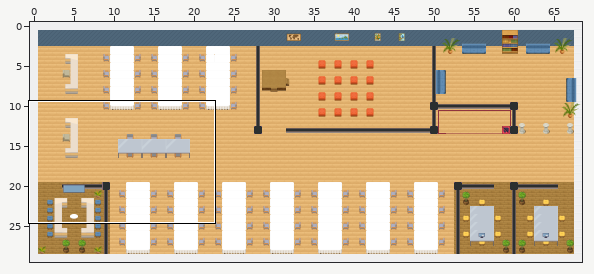
Two versions of a level (Tiled map (JSON), office.tmj). Above: a wide view before the commit, with the close-up outlined.
Close-up. Earlier state:
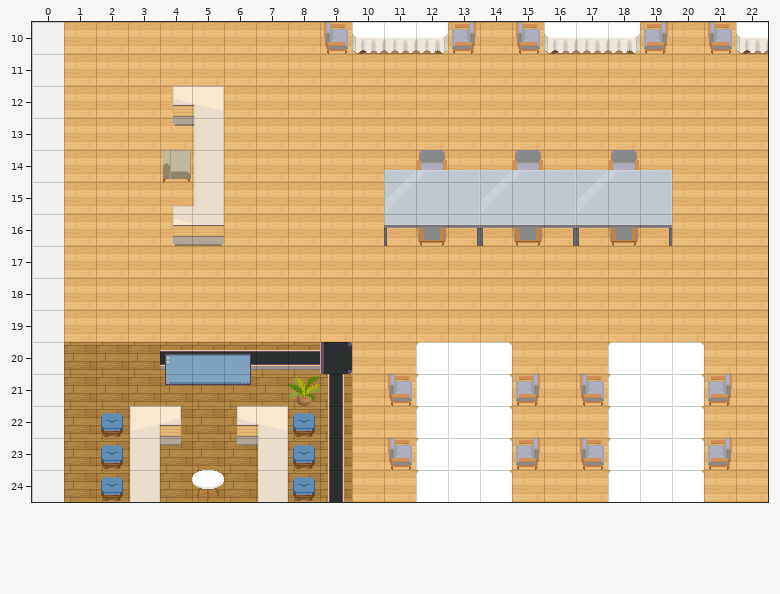
Cells are 32x32 px. Shown: x 0..22, y 10..24. The commit also changed other parts of the map, which this record leaves out.
Now the later version:
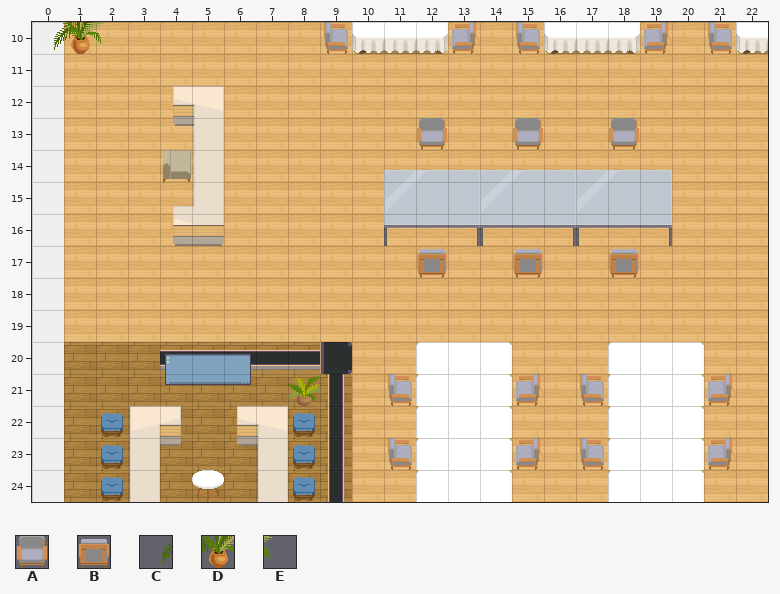
Key: from "Chunk 1": A 23, B 24, C 85, D 86, E 87.
_ is an empty cell.
Diff:
{"where": "layer \"cadeiras\""}
{"y":13,"x":12,"old":"_","new":"A"}
{"y":13,"x":15,"old":"_","new":"A"}
{"y":13,"x":18,"old":"_","new":"A"}
{"y":14,"x":12,"old":"A","new":"_"}
{"y":14,"x":15,"old":"A","new":"_"}
{"y":14,"x":18,"old":"A","new":"_"}
{"y":16,"x":12,"old":"B","new":"_"}
{"y":16,"x":15,"old":"B","new":"_"}
{"y":16,"x":18,"old":"B","new":"_"}
{"y":17,"x":12,"old":"_","new":"B"}
{"y":17,"x":15,"old":"_","new":"B"}
{"y":17,"x":18,"old":"_","new":"B"}
{"where": "layer \"decora\""}
{"y":10,"x":0,"old":"___","new":"CDE"}
{"label":"added","picture_box":[54,22,104,54]}
{"label":"changed","picture_box":[417,118,447,170]}
{"label":"changed","picture_box":[513,118,543,170]}
{"label":"changed","picture_box":[609,118,639,170]}
{"label":"changed","picture_box":[417,228,447,278]}
{"label":"changed","picture_box":[513,228,543,278]}
{"label":"changed","picture_box":[609,228,639,278]}
